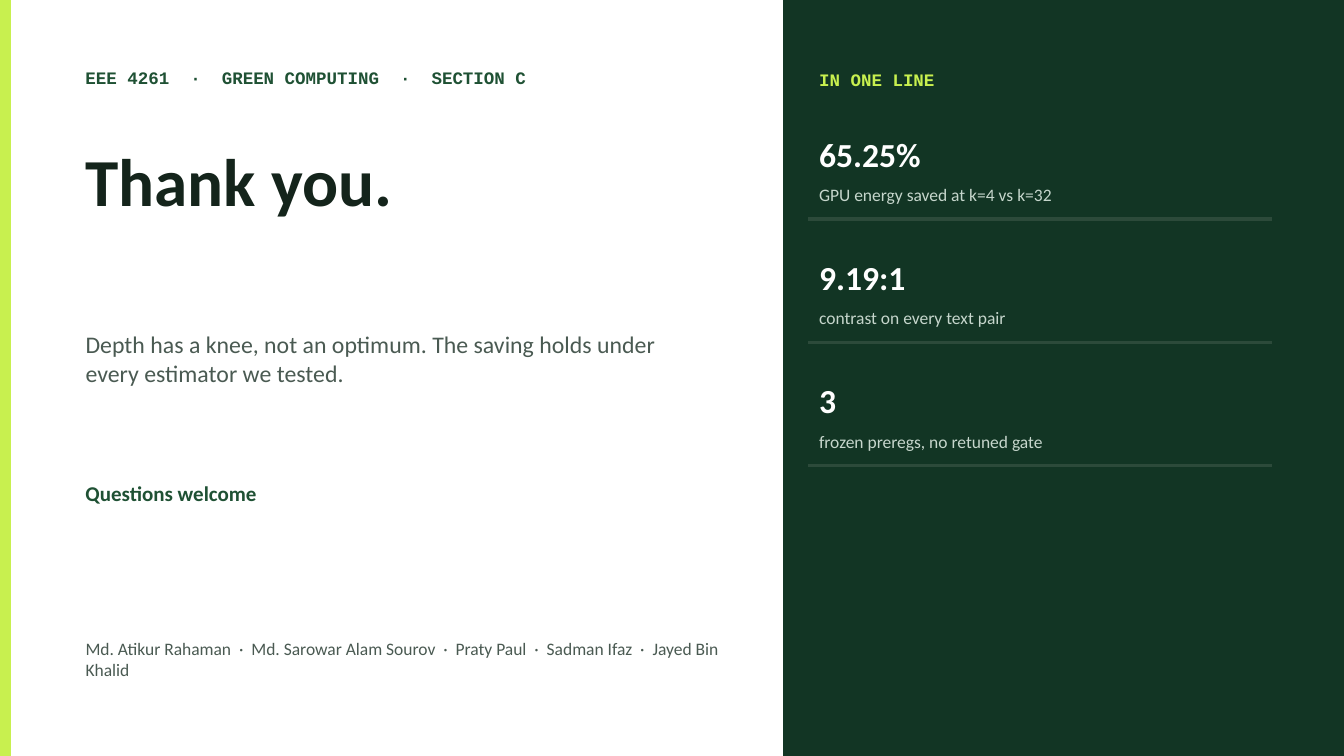
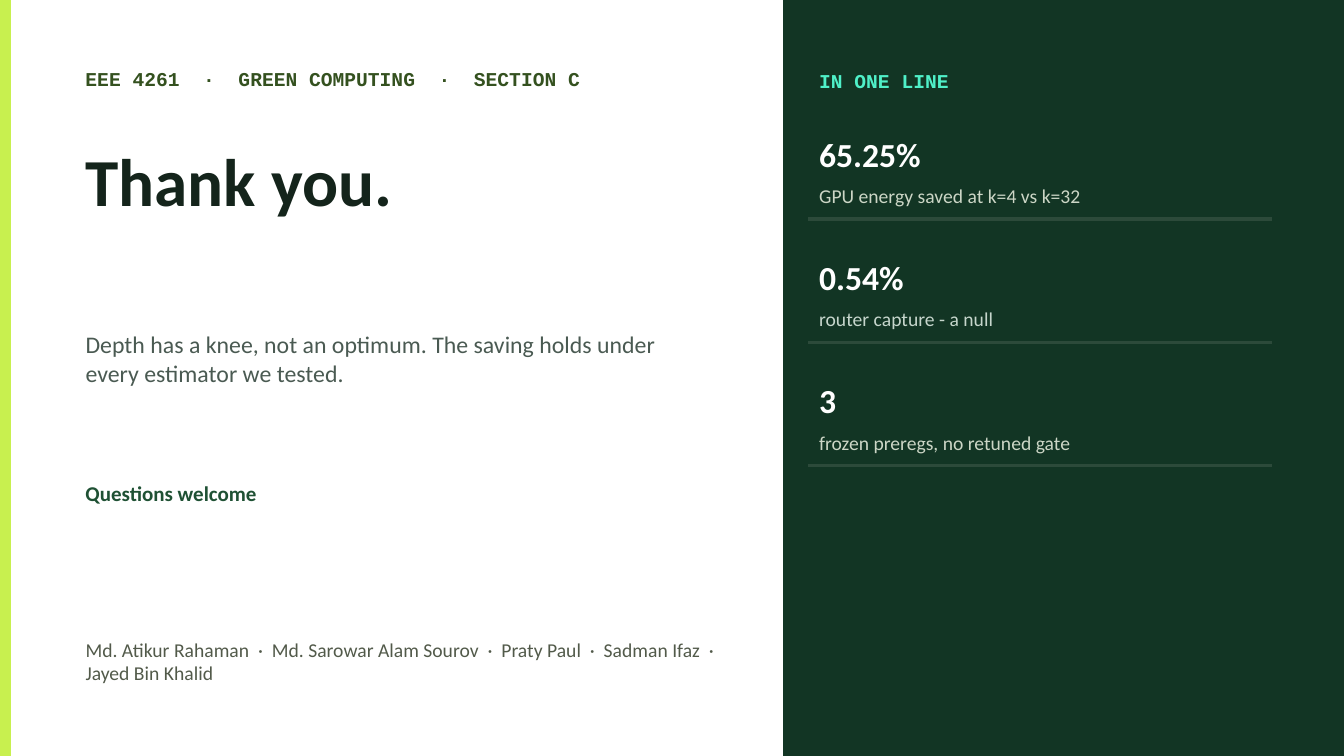
Before and after one commit to Atik203/energy-optimal-rag, a slide deck: slide 12 of ppt_slides/Energy_Methodology_Presentation.pptx. Drawn at 1344x756 pixels with LibreOffice and Linux fonts; fonts in the diff are those of the drawing. Boxes give left, top, right and bottom in pixels: in the first picture for what was removed or moved away, otherwise in the second. Text is boxed around its words. In the diff, an @@ line names an element or a change of style, - is before the commit and + after.

```diff
--- a/ppt_slides/Energy_Methodology_Presentation.pptx
+++ b/ppt_slides/Energy_Methodology_Presentation.pptx
@@ text "EEE 4261 · GREEN COMPUTING ..." at bbox=[85, 73, 580, 87]: size 12.5 to 14 pt, text colour #1F5134 to #34511F @@
@@ text "IN ONE LINE" at bbox=[819, 75, 949, 88]: size 12.5 to 14 pt, text colour #C8F04F to #4FF0C8 @@
@@ text "GPU energy saved at k=4 ..." at bbox=[819, 189, 1081, 207]: size 12.5 to 14 pt, text colour #C6D6CC to #CCD6C6 @@
@@ text at bbox=[819, 267, 904, 291]: text changed @@
-9.19:1
+0.54%
@@ text at bbox=[819, 312, 993, 329]: text changed; size 12.5 to 14 pt @@
-contrast on every text pair
+router capture - a null
@@ text "frozen preregs, no retuned gate" at bbox=[819, 436, 1070, 454]: size 12.5 to 14 pt, text colour #C6D6CC to #CCD6C6 @@
@@ text "Md. Atikur Rahaman · Md. ..." at bbox=[86, 643, 700, 683]: size 12.5 to 14 pt, text colour #4A5A52 to #525A4A @@
```
Also in this commit, not shown: 11 other slides changed, 3 other files.
